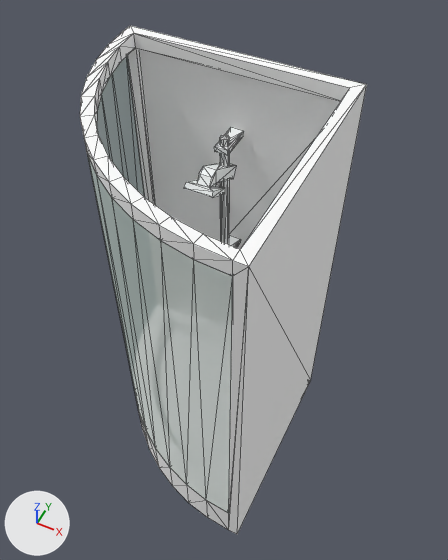
The glTF model assets/props/furniture/showerRound.glb, before and after one commit.
Rendered twice from a camera (50 mm lens) standing at (0.81, -0.578, 1.766) and looking at (0.339, 0.363, 0.59). Lighting does not change. The marker at lower left points along +X, +Y and +Z. The picture after the commit comes second. Mesh edges are drawn as thin lines. Where no turn or scale is listed for an object, it has been applied to the vertices. Vertices at exactly the same position are counted once.

The first picture shows 'doorLeft', 'doorRight', 'faucet', 'showerRound(Clone)'.
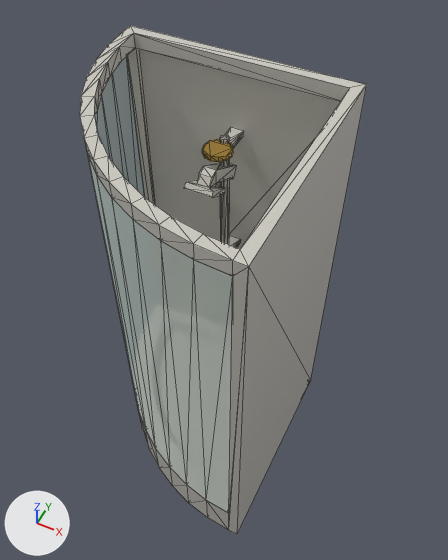
Where the change shows, as pixel boxes (x1, y1, x2, y2) in the pictures (448 x 560 px):
```json
{"part": 1, "of": "me_mesh_showerround", "change": "recoloured", "before": [80, 26, 367, 534], "after": [80, 26, 367, 534], "on screen": "white to light grey"}
{"part": 2, "of": "me_mesh_faucet", "change": "added", "after": [202, 139, 233, 162], "on screen": "orange"}
{"part": 3, "of": "me_mesh_faucet", "change": "recoloured", "before": [184, 128, 244, 248], "after": [184, 128, 244, 248], "on screen": "white to light grey"}
```

Edits to the scene script, one JSON object a line:
```json
{"op": "add", "block": "mat_brass_010", "code": ["mat_brass_010 = principled_material('brass.010')", "mat_brass_010.base_color = (0.55, 0.34, 0.07)  # orange #c49e4b", "mat_brass_010.metallic = 0.6", "mat_brass_010.roughness = 0.4"]}
{"op": "add", "block": "mat_porcelain_010", "code": ["mat_porcelain_010 = principled_material('porcelain.010')", "mat_porcelain_010.base_color = (0.62, 0.6, 0.54)  # light grey #cecbc2", "mat_porcelain_010.roughness = 0.18"]}
{"op": "add", "block": "mat_steel_010", "code": ["mat_steel_010 = principled_material('steel.010')", "mat_steel_010.base_color = (0.32, 0.34, 0.37)  # grey #999ea4", "mat_steel_010.metallic = 0.5", "mat_steel_010.roughness = 0.4"]}
{"block": "me_mesh_showerround", "where": "# used by ob_showerround_clone; location = (0.0, 0.0, 0.0)"}
{"op": "remove", "block": "me_mesh_showerround", "code": "me_mesh_showerround.from_pydata(...)  # 136 vertices, 272 faces; spans x 0.0..0.562, y 0.0..0.562, z 0.0..1.094"}
{"op": "remove", "block": "me_mesh_showerround", "code": "me_mesh_showerround.materials.append(mat_metaldark)  # grey #96a7a7"}
{"op": "add", "block": "me_mesh_showerround", "code": "me_mesh_showerround.from_pydata(...)  # 160 vertices, 316 faces; spans x 0.0..0.562, y 0.0..0.562, z 0.0..1.094"}
{"block": "me_mesh_showerround", "change": "me_mesh_showerround part 1: 267 faces spanning x 0.0..0.562, y 0.0..0.562, z 0.0..1.094 switch from mat_defaultmat (white #ffffff) to mat_porcelain_010 (light grey #cecbc2)"}
{"block": "me_mesh_showerround", "change": "edits to the shape of me_mesh_showerround do not show in these pictures"}
{"op": "add", "block": "me_mesh_showerround", "code": "me_mesh_showerround.materials.append(mat_steel_010)  # grey #999ea4"}
{"block": "me_mesh_faucet", "where": "# used by ob_faucet; location = (0.28, 0.449, 0.437)"}
{"op": "remove", "block": "me_mesh_faucet", "code": "me_mesh_faucet.from_pydata(...)  # 166 vertices, 320 faces; spans x -0.084..0.084, y -0.1..0.1, z 0.0..0.491"}
{"op": "add", "block": "me_mesh_faucet", "code": "me_mesh_faucet.from_pydata(...)  # 190 vertices, 364 faces; spans x -0.084..0.084, y -0.1..0.1, z 0.0..0.491"}
{"block": "me_mesh_faucet", "change": "me_mesh_faucet part 2: a new loose piece, a 12-sided cylinder along z spanning x -0.035..0.035, y -0.035..0.035, z 0.47..0.482, in mat_brass_010 (orange #c49e4b)"}
{"block": "me_mesh_faucet", "change": "me_mesh_faucet part 3: 320 faces spanning x -0.084..0.084, y -0.1..0.1, z 0.0..0.491 switch from mat_carpetwhite (white #fcffff) to mat_porcelain_010 (light grey #cecbc2)"}
{"op": "add", "block": "me_mesh_faucet", "code": "me_mesh_faucet.materials.append(mat_brass_010)  # orange #c49e4b"}
```
